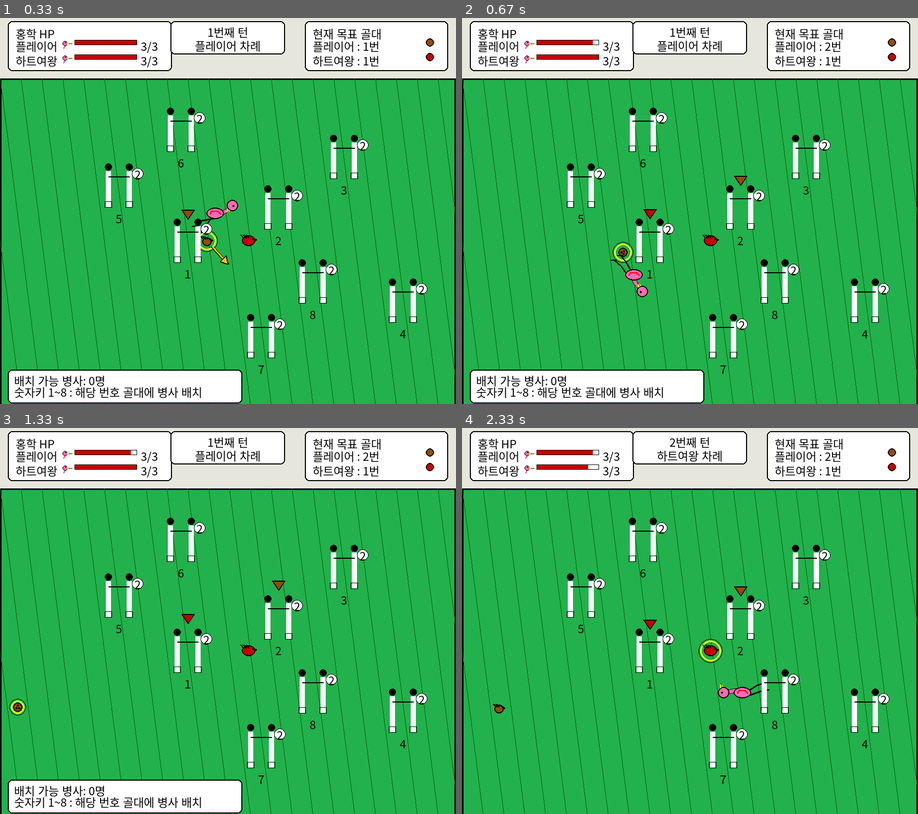
Above: before the commit, frames 1-4 (two rows, left to right).
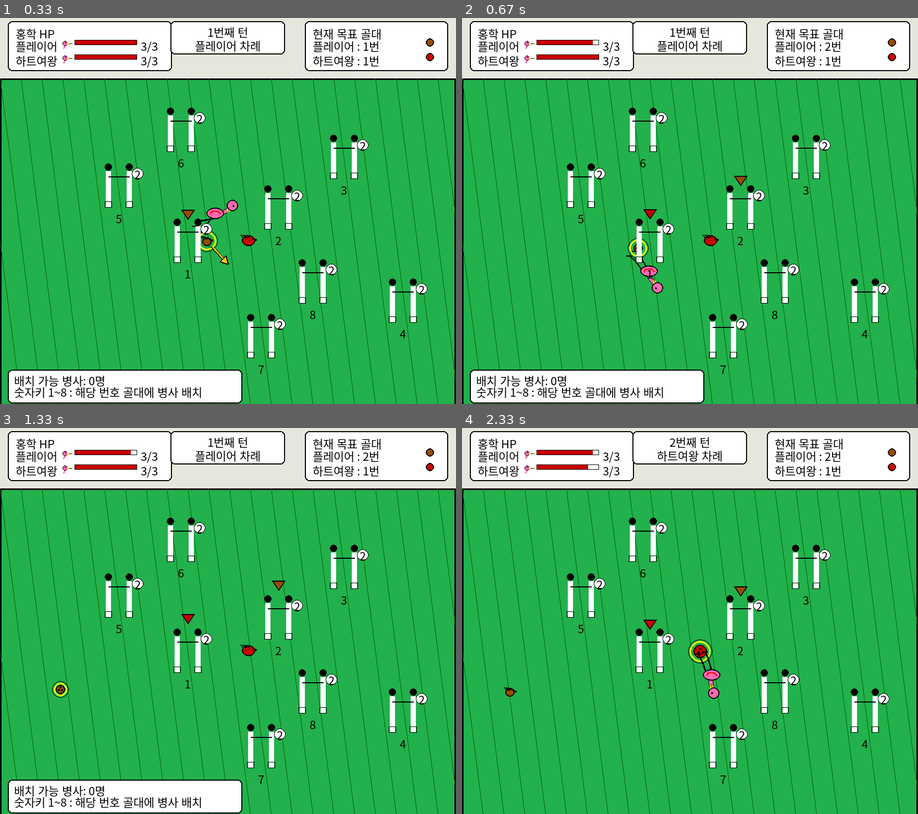
Above: after the commit, the same moments.

Repository: Is-This-Merge/NEIS
Game: pygame game, started from main.py
The game is run twice, just before and just after one commit, with the same random seed, the same clock (stepped at 60 frames per second) and the same inputs.
Inputs (mouse positions are in pixels of both pictures, inside the frame that each line leads up to):
- Up to frame 1 (0.33 s): no input
- Up to frame 2 (0.67 s): click (835, 199) at 0.38 s
- Up to frame 3 (1.33 s): tap 9 at 0.67 s
- Up to frame 4 (2.33 s): click (589, 744) at 1.55 s; click (557, 543) at 1.88 s

Frame 1 is identical in both runs. In frame 2, 0.5% of the frame differs, in the area x 32-45%, y 56-73%; in frame 3, 0.2%; in frame 4, 0.7%, in the area x 6-68%, y 54-74%.

Commit message:
Update Flamingo.py

Diff:
--- a/Flamingo.py
+++ b/Flamingo.py
@@ -60,8 +60,8 @@
 
         #반대쪽으로 발사
         self.swing_pending_velocity = (
-            -math.cos(angle) * power * 3,
-            -math.sin(angle) * power * 3
+            -math.cos(angle) * power * 2,
+            -math.sin(angle) * power * 2
         )
 
         self.swing_start_time = pygame.time.get_ticks()
